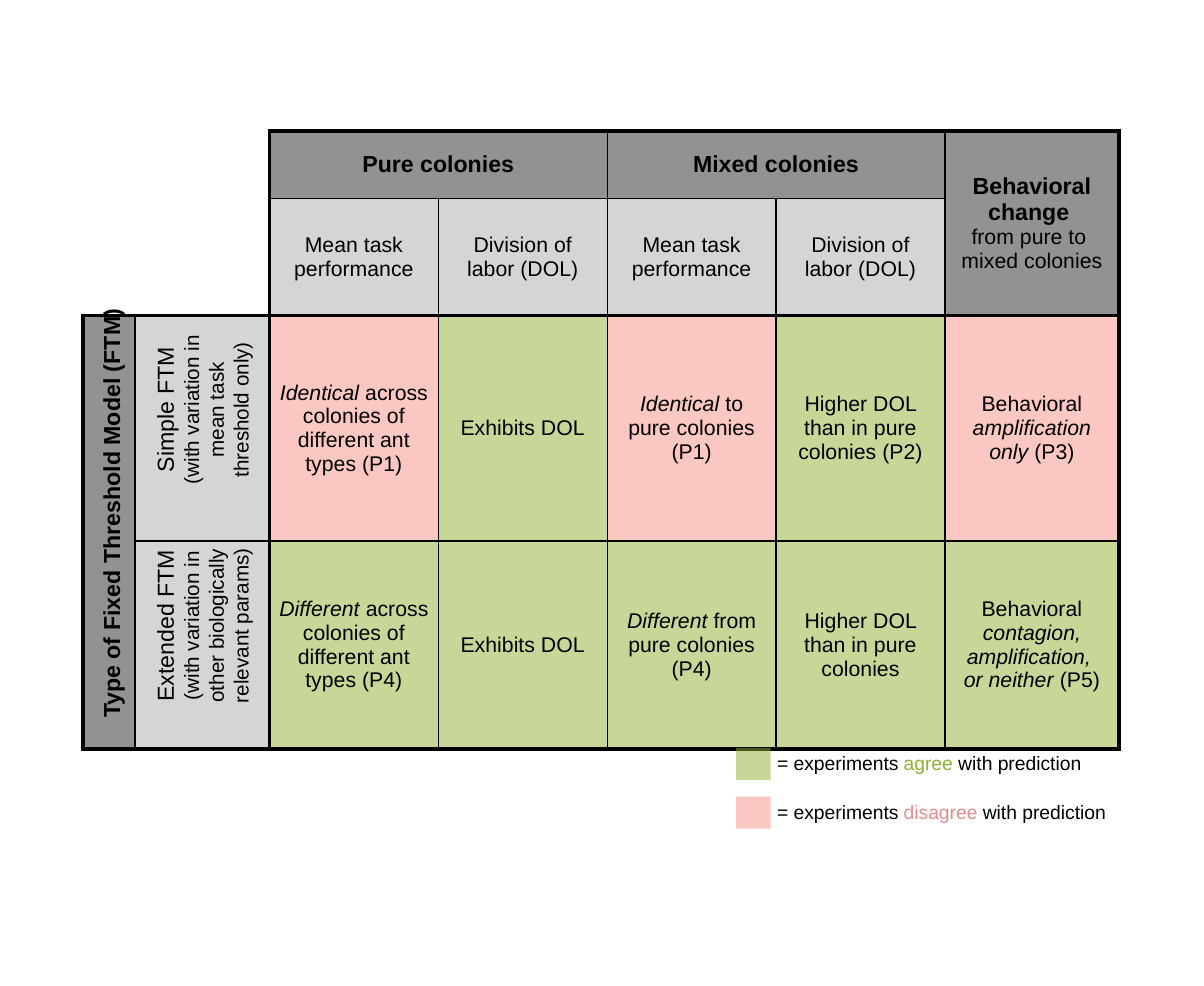
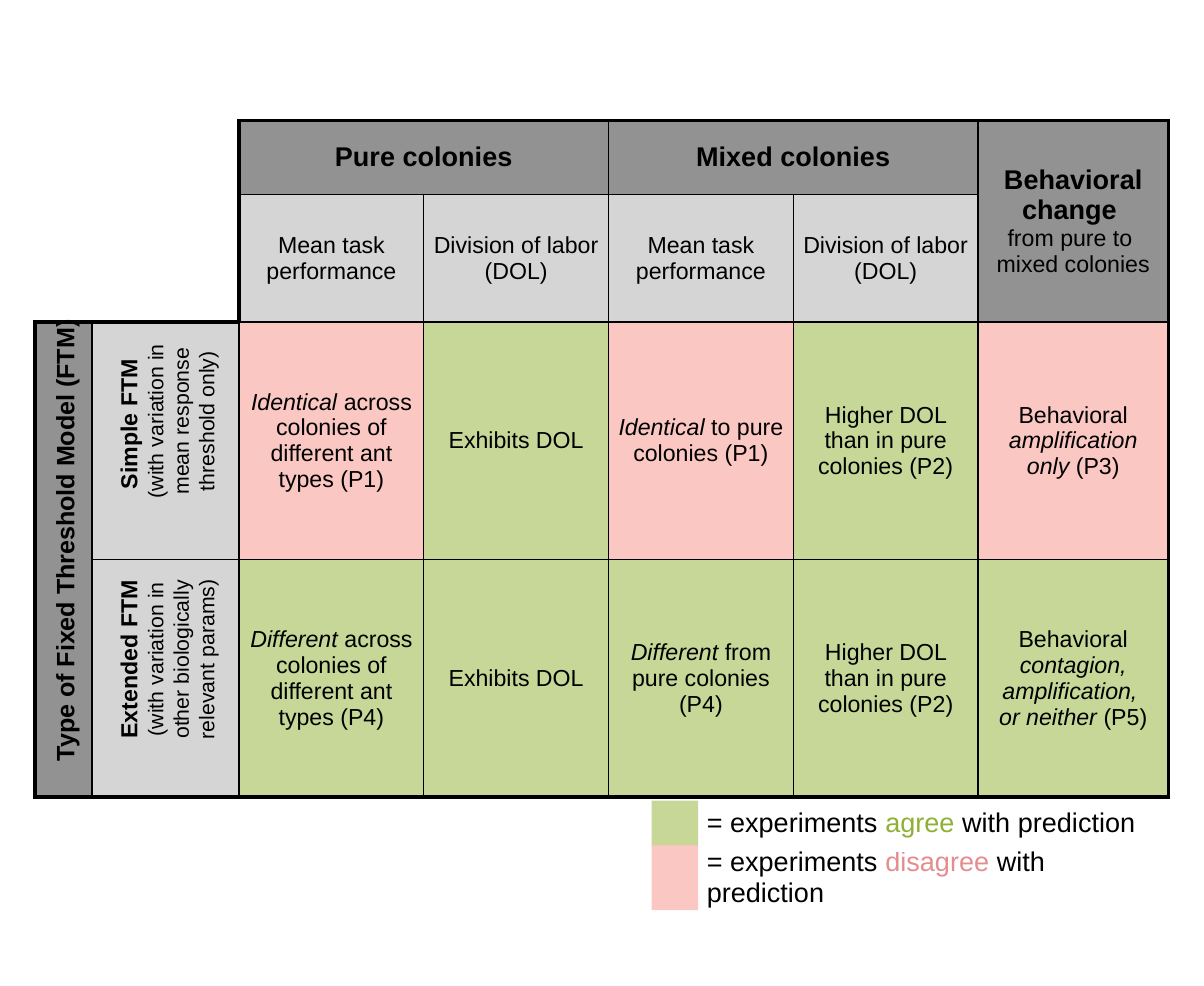
Before and after one commit to marikawakatsu/mixing-model, a slide deck: slide 3 of slides/figures_191206.pptx (slide 2 before the commit). Drawn at 1204x986 pixels with LibreOffice and Linux fonts; fonts in the diff are those of the drawing. Boxes give left, top, right and bottom in pixels: in the first picture for what was removed or moved away, otherwise in the second. Text is boxed around its words. In the diff, an @@ line names an element or a change of style, - is before the commit and + after.

```diff
--- a/slides/figures_191206.pptx
+++ b/slides/figures_191206.pptx
@@ table at (x1=35, y1=121, x2=1169, y2=777) @@
-row 4, column 6: Higher DOL than in pure colonies
+row 4, column 6: Higher DOL than in pure colonies (P2)
@@ size 12 to 14 pt in "Pure colonies", "Mixed colonies", "Behavioral change" @@
@@ size 11 to 12 pt in "from pure to", "mixed colonies", "Mean task performance", "Division of labor (DOL)" and 12 more places @@
@@ table resized from (x1=83, y1=131, x2=1116, y2=730) to (x1=35, y1=121, x2=1169, y2=777) @@
@@ text "Type of Fixed Threshold Model ..." moved from (x1=99, y1=315, x2=125, y2=717) to (x1=52, y1=326, x2=80, y2=761) @@
@@ text "Type of Fixed Threshold Model ..." at (x1=52, y1=326, x2=80, y2=761): size 12 to 13 pt @@
@@ text at (x1=117, y1=345, x2=219, y2=497): text changed; size 10.7 to 11 pt @@
-Simple FTM (with variation in mean task threshold only)
+Simple FTM
+(with variation in mean response threshold only)
@@ text "Extended FTM (with variation in ..." moved from (x1=153, y1=552, x2=253, y2=701) to (x1=116, y1=583, x2=219, y2=738) @@
@@ text "Extended FTM (with variation in ..." at (x1=116, y1=583, x2=219, y2=738): size 10.7 to 11 pt in "(with variation in other biologically relevant params)"; bold on in "Extended FTM" @@
@@ table at (x1=652, y1=801, x2=1171, y2=911) @@
-row 2:  | 
@@ table resized from (x1=735, y1=748, x2=1119, y2=829) to (x1=652, y1=801, x2=1171, y2=911) @@
```
Also in this commit, not shown: 4 other slides changed, 4 slides added, 41 other files.
